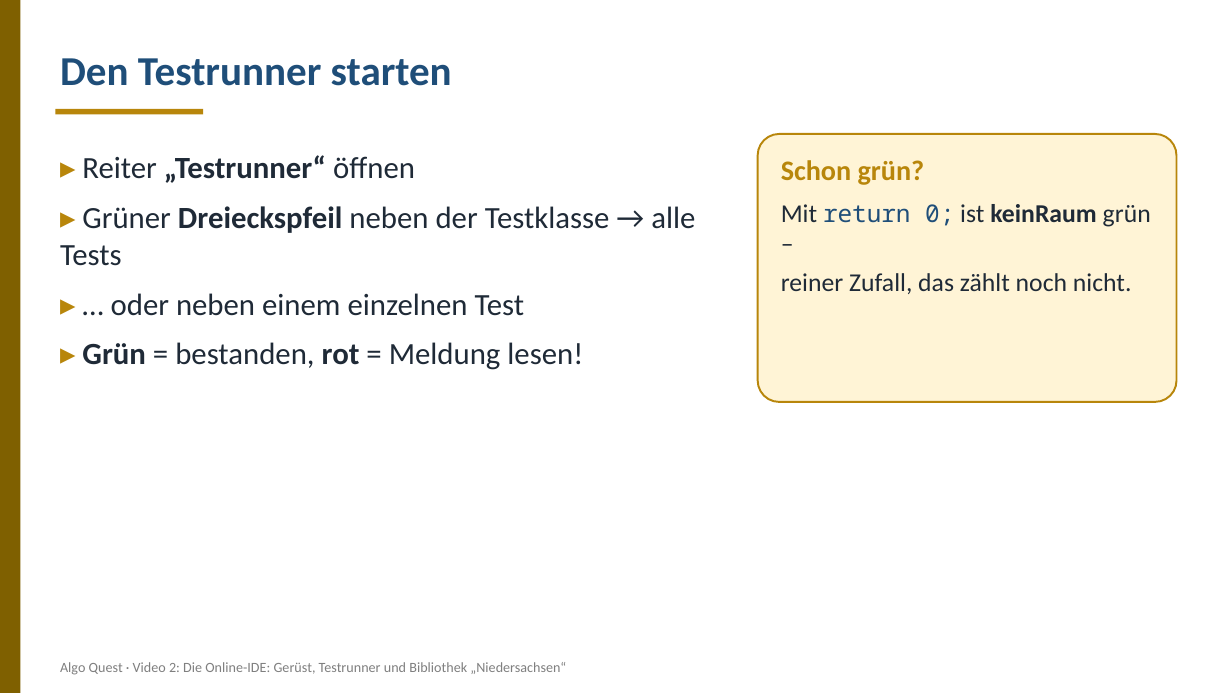
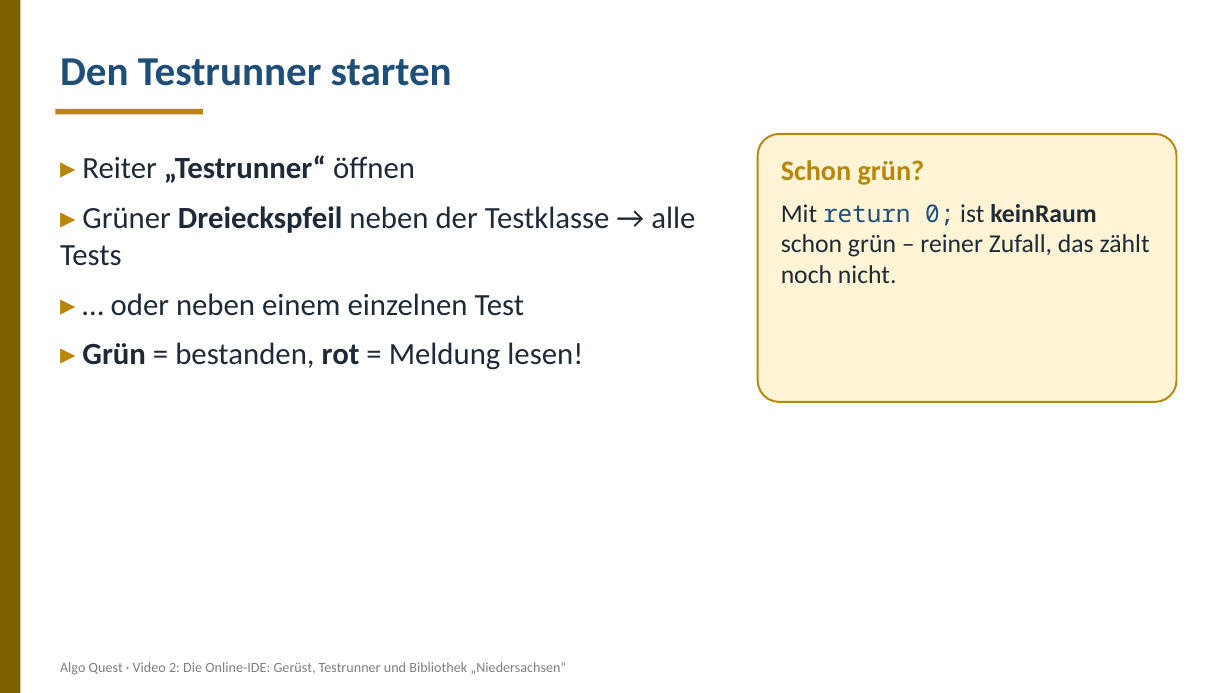
Before and after one commit to frankjuchim/AlgoQuest, a slide deck: slide 7 of materialien/Videos/02_Online-IDE_und_Testrunner/AQ_Video02_Online-IDE_und_Testrunner_Folien.pptx. Drawn at 1232x693 pixels with LibreOffice and Linux fonts; fonts in the diff are those of the drawing. Boxes give left, top, right and bottom in pixels: in the first picture for what was removed or moved away, otherwise in the second. Text is boxed around its words. In the diff, an @@ line names an element or a change of style, - is before the commit and + after.

```diff
--- a/materialien/Videos/02_Online-IDE_und_Testrunner/AQ_Video02_Online-IDE_und_Testrunner_Folien.pptx
+++ b/materialien/Videos/02_Online-IDE_und_Testrunner/AQ_Video02_Online-IDE_und_Testrunner_Folien.pptx
@@ text at <box>781,204,1150,283</box>: text changed @@
-Mit return 0; ist keinRaum grün –
-reiner Zufall, das zählt noch nicht.
+Mit return 0; ist keinRaum schon grün – reiner Zufall, das zählt noch nicht.
```
Also in this commit, not shown: 8 other slides changed, 1 other file.
